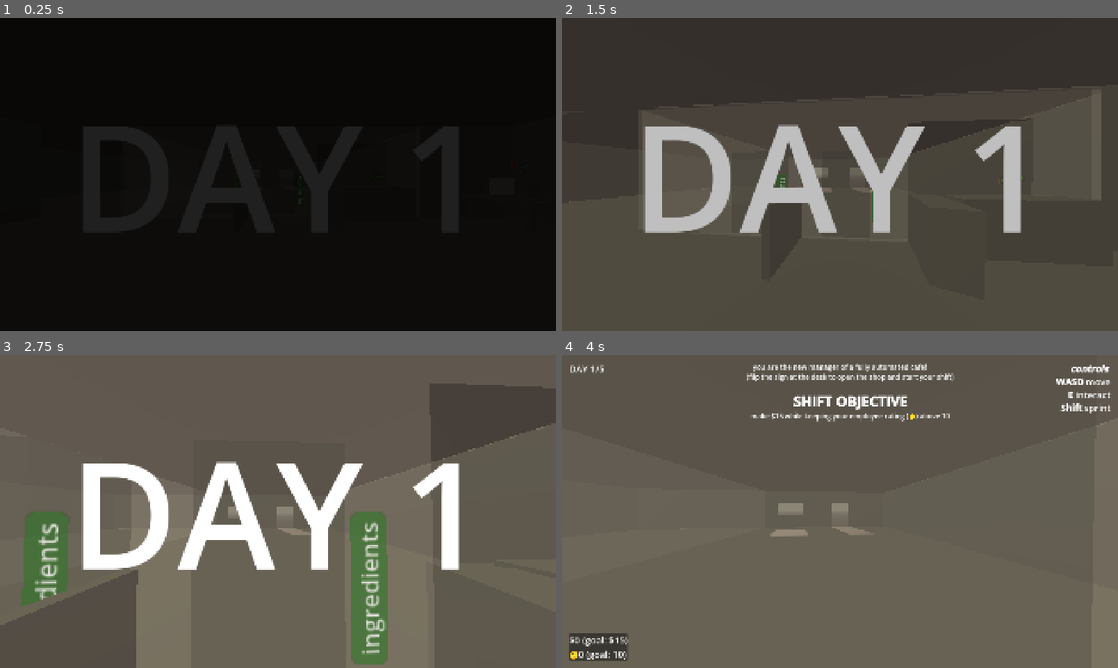
Above: before the commit, frames 1-4 (two rows, left to right).
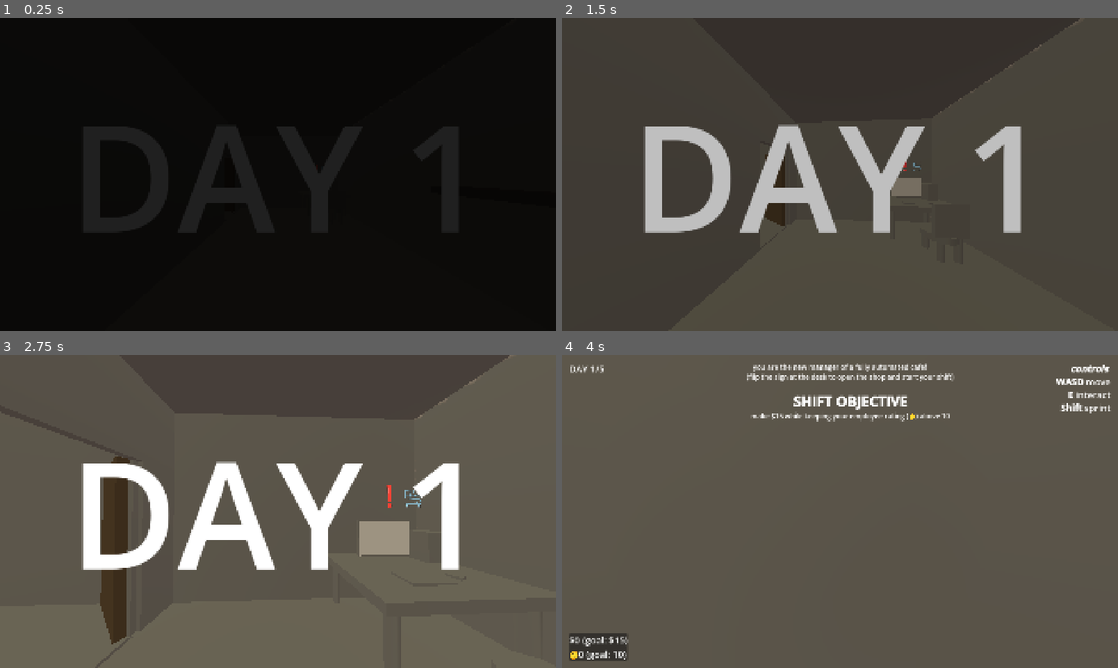
Above: after the commit, the same moments.

Repository: Sunday-Studio-Team/cafe
Game: Godot game, scene res://scene_switcher.tscn
Same seed, same stepped clock (60 frames per second), same inputs: the game is played once before the commit and once after it. The engine's default icon, where the game draws it, is replaced by a stand-in: a white triangle on a blue panel in a dark square.
Inputs (mouse positions are in pixels of both pictures, inside the frame that each line leads up to):
- Up to frame 1 (0.25 s): no input
- Up to frame 2 (1.5 s): move the mouse to (867, 174) at 0.52 s; hold E (interact) 0.53-1.28 s; hold W (move_forward) from 0.53 s (still down); move the mouse to (812, 174) at 1.27 s; tap Shift (sprint) at 1.35 s
- Up to frame 3 (2.75 s): keep holding W (move_forward); move the mouse to (289, 505) at 2.02 s; tap I at 2.1 s
- Up to frame 4 (4 s): keep holding W (move_forward); move the mouse to (834, 517) at 2.77 s; tap E (interact) at 2.85 s; move the mouse to (878, 514) at 3.52 s; hold Shift (sprint) from 3.53 s (still down)

The runs differ from the first frame. In frame 2, 3.9% of the frame differs, in the area x 1-97%, y 0-72%; in frame 3, 28%, in the area x 0-100%, y 0-100%; in frame 4, 1.8%.

Commit message:
add break room

Diff:
--- /dev/null
+++ b/godot/break_room_door.gd
@@ -0,0 +1,13 @@
+extends Node3D
+
+@export var close_sound: AudioStreamPlayer3D
+
+
+# Called when the node enters the scene tree for the first time.
+func _ready() -> void:
+	Events.shift_started.connect(_on_shift_started)
+
+
+func _on_shift_started() -> void:
+	create_tween().tween_property(self, "rotation:y", 0, 0.75)
+	close_sound.play()
--- a/godot/main.tscn
+++ b/godot/main.tscn
@@ -9,7 +9,9 @@
 [ext_resource type="PackedScene" uid="uid://c01lyg34g6sxd" path="res://player.tscn" id="4_1bvp3"]
 [ext_resource type="PackedScene" uid="uid://dm7kt8nyip6tb" path="res://window.tscn" id="4_272bh"]
 [ext_resource type="Script" uid="uid://mf7n2lw6ea0i" path="res://ui/pc/ui.gd" id="5_lquwl"]
+[ext_resource type="Script" uid="uid://bqwlacgyy3k4d" path="res://break_room_door.gd" id="6_d13ii"]
 [ext_resource type="PackedScene" uid="uid://by5ndd0lvwdiv" path="res://open_close_sign.tscn" id="6_w48qg"]
+[ext_resource type="AudioStream" uid="uid://bwtbti5re8clm" path="res://audio/door_close.ogg" id="7_1u8w0"]
 [ext_resource type="AudioStream" uid="uid://b81yrkbyintns" path="res://audio/money.wav" id="7_5vw27"]
 [ext_resource type="Texture2D" uid="uid://bieg4r5p475q3" path="res://sprites/cctv.png" id="7_ycdy4"]
 [ext_resource type="AudioStream" uid="uid://dwjqoo54k3ixw" path="res://audio/points_gain.wav" id="8_4c57u"]
@@ -51,6 +53,12 @@
 text = "store room"
 pixel_size = 0.025
 depth = 0.025
+
+[sub_resource type="StandardMaterial3D" id="StandardMaterial3D_1u8w0"]
+albedo_color = Color(0.40392157, 0.32156864, 0.22352941, 1)
+
+[sub_resource type="ViewportTexture" id="ViewportTexture_vn1tu"]
+viewport_path = NodePath("Building/BreakRoomDoor/Sign/SubViewport")
 
 [sub_resource type="StandardMaterial3D" id="StandardMaterial3D_cegan"]
 albedo_color = Color(0.34117648, 0.2901961, 0.2901961, 1)
@@ -205,6 +213,11 @@
 operation = 2
 size = Vector3(1.75, 1, 0.5)
 
+[node name="BreakroomDoorway" type="CSGBox3D" parent="Building/BackRoom" unique_id=1331323864]
+transform = Transform3D(-4.371139e-08, 0, -1, 0, 1, 0, 1, 0, -4.371139e-08, 7.5, 0.99999994, -3.5)
+operation = 2
+size = Vector3(1, 2, 0.1)
+
 [node name="BackRoom2" type="CSGCombiner3D" parent="Building" unique_id=2023654472]
 transform = Transform3D(-4.371139e-08, 0, -1, 0, 1, 0, 1, 0, -4.371139e-08, -9, 0, 3.0499997)
 use_collision = true
@@ -262,8 +275,69 @@
 transform = Transform3D(-1, 0, -8.742278e-08, 0, 1, 0, 8.742278e-08, 0, -1, 1.0216227, 2.1822639, -3.5186043)
 mesh = SubResource("TextMesh_yaehf")
 
+[node name="BreakRoom" type="CSGCombiner3D" parent="Building" unique_id=868477188]
+use_collision = true
+
+[node name="Room" type="CSGBox3D" parent="Building/BreakRoom" unique_id=1478688247]
+transform = Transform3D(1, 0, 0, 0, 1, 0, 0, 0, 1, 9.4, 1.5, 7.5)
+size = Vector3(4, 3, 6)
+
+[node name="Void" type="CSGBox3D" parent="Building/BreakRoom" unique_id=2135782914]
+transform = Transform3D(1, 0, 0, 0, 1, 0, 0, 0, 1, 9.4, 1.5, 7.5)
+operation = 2
+size = Vector3(3.9, 2.9, 5.9)
+
+[node name="Doorway" type="CSGBox3D" parent="Building/BreakRoom" unique_id=1331827105]
+transform = Transform3D(-4.371139e-08, 0, -1, 0, 1, 0, 1, 0, -4.371139e-08, 7.433789, 0.99999994, 5.5)
+operation = 2
+size = Vector3(1, 2, 0.1)
+
 [node name="Desk" parent="Building" unique_id=1519674799 instance=ExtResource("3_vivmo")]
-transform = Transform3D(1, 0, 0, 0, 1, 0, 0, 0, 1, 6.583761, 0, 5)
+transform = Transform3D(1, 0, 0, 0, 1, 0, 0, 0, 1, 10.583761, 0, 5)
+
+[node name="BreakRoomDoor" type="Node3D" parent="Building" unique_id=18232531 node_paths=PackedStringArray("close_sound")]
+transform = Transform3D(-0.5000002, 0, -0.86602545, 0, 1, 0, 0.86602545, 0, -0.5000002, 7.41727, 0, 4.9959364)
+script = ExtResource("6_d13ii")
+close_sound = NodePath("CloseSound")
+
+[node name="CSGBox3D" type="CSGBox3D" parent="Building/BreakRoomDoor" unique_id=1875513880]
+transform = Transform3D(1.0000001, 0, 0, 0, 1, 0, 0, 0, 1.0000001, 0.040650845, 1, 0.5088234)
+use_collision = true
+size = Vector3(0.1, 2, 1)
+material = SubResource("StandardMaterial3D_1u8w0")
+
+[node name="CloseSound" type="AudioStreamPlayer3D" parent="Building/BreakRoomDoor" unique_id=1397575772]
+stream = ExtResource("7_1u8w0")
+volume_db = -20.0
+
+[node name="Sign" type="Sprite3D" parent="Building/BreakRoomDoor" unique_id=295705367]
+transform = Transform3D(-5.4639235e-09, 0, -0.125, 0, 0.125, 0, 0.125, 0, -5.4639235e-09, -0.015325546, 1.4, 0.5)
+shaded = true
+texture = SubResource("ViewportTexture_vn1tu")
+
+[node name="SubViewport" type="SubViewport" parent="Building/BreakRoomDoor/Sign" unique_id=1349397849]
+transparent_bg = true
+
+[node name="ColorRect" type="ColorRect" parent="Building/BreakRoomDoor/Sign/SubViewport" unique_id=1749443931]
+anchors_preset = 15
+anchor_right = 1.0
+anchor_bottom = 1.0
+grow_horizontal = 2
+grow_vertical = 2
+
+[node name="Label" type="Label" parent="Building/BreakRoomDoor/Sign/SubViewport/ColorRect" unique_id=364969205]
+layout_mode = 1
+anchors_preset = 15
+anchor_right = 1.0
+anchor_bottom = 1.0
+grow_horizontal = 2
+grow_vertical = 2
+theme_override_colors/font_color = Color(0, 0, 0, 1)
+theme_override_font_sizes/font_size = 96
+text = "BREAK
+ROOM"
+horizontal_alignment = 1
+vertical_alignment = 1
 
 [node name="CustomerEntrySpot" type="Marker3D" parent="." unique_id=2097310311]
 transform = Transform3D(1, 0, 0, 0, 1, 0, 0, 0, 1, 1.5, 0, -3)
@@ -326,10 +400,10 @@
 one_shot = true
 
 [node name="Player" parent="." unique_id=1025923804 instance=ExtResource("4_1bvp3")]
-transform = Transform3D(1, 0, 0, 0, 1, 0, 0, 0, 1, 0, 0, 8)
+transform = Transform3D(1, 0, 0, 0, 1, 0, 0, 0, 1, 9, 0, 9)
 
 [node name="ItemShelf" type="Node3D" parent="." unique_id=195864544 node_paths=PackedStringArray("item_slots_parent")]
-transform = Transform3D(1.3113416e-07, 0, 1, 0, 1, 0, -1, 0, 1.3113416e-07, 7.2, 1.1999999, 9)
+transform = Transform3D(1.3113416e-07, 0, 1, 0, 1, 0, -1, 0, 1.3113416e-07, 11.216949, 1.1999999, 9)
 script = ExtResource("10_82xsv")
 shelf_item_scene = ExtResource("11_getpj")
 item_slots_parent = NodePath("ItemSlots")
Not shown, added: godot/audio/door_close.ogg.import
Not shown, added: godot/break_room_door.gd.uid
Not shown, added: godot/audio/door_close.ogg
